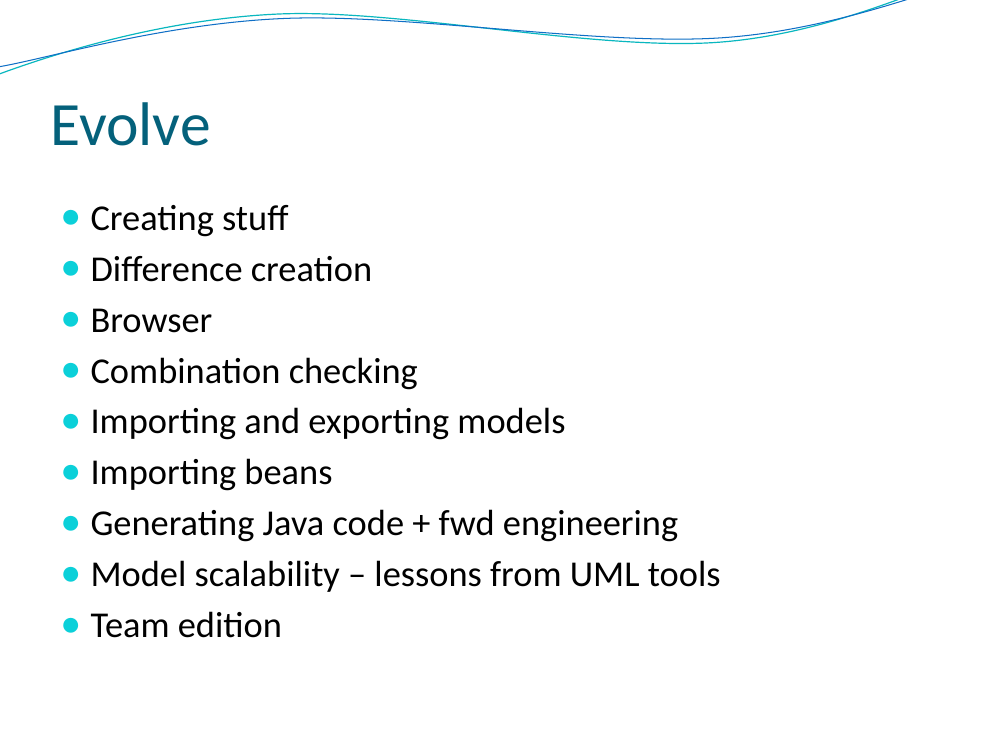
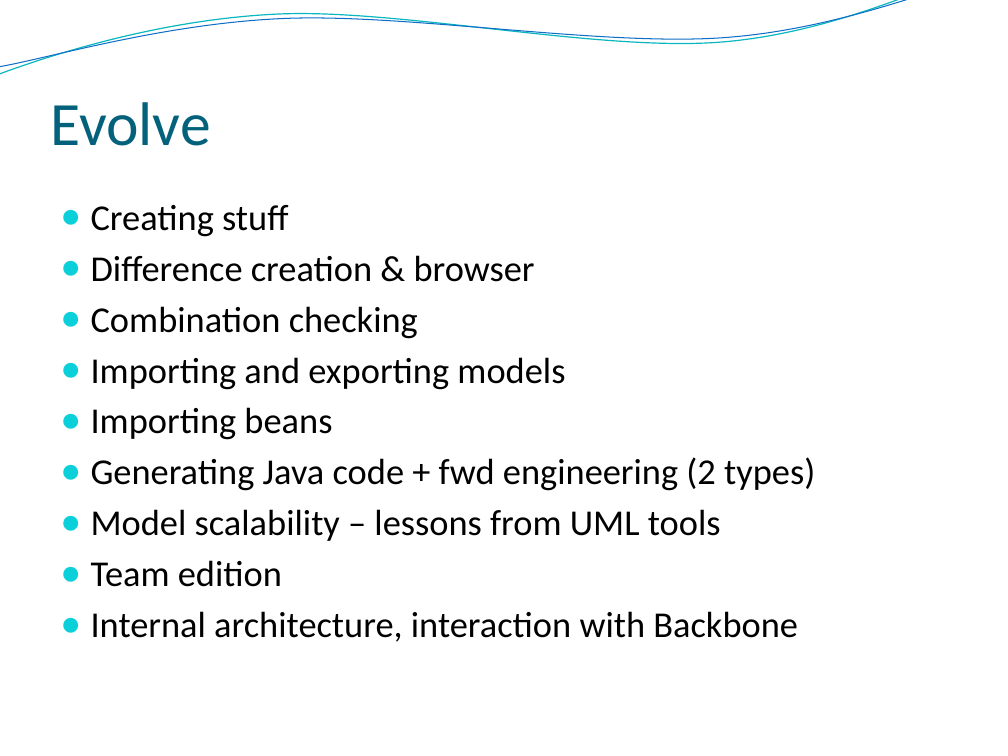
Before and after one commit to Intrinsarc/intrinsarc-evolve, a slide deck: slide 13 of Academic Work/presentations/prague/Evolve - Advanced.pptx (slide 8 before the commit). Drawn at 1008x756 pixels with LibreOffice and Linux fonts; fonts in the diff are those of the drawing; background and template pictures are left out. Boxes give left, top, right and bottom in pixels: in the first picture for what was removed or moved away, otherwise in the second. Text is boxed around its words. In the diff, an @@ line names an element or a change of style, - is before the commit and + after.

```diff
--- a/Academic Work/presentations/prague/Evolve - Advanced.pptx
+++ b/Academic Work/presentations/prague/Evolve - Advanced.pptx
@@ text at bbox=[91, 255, 535, 282]: text changed @@
-● Difference creation
-● Browser
+● Difference creation & browser
@@ text at bbox=[91, 457, 815, 491]: text changed @@
-● Generating Java code + fwd engineering
+● Generating Java code + fwd engineering (2 types)
@@ text at bbox=[91, 611, 798, 642]: paragraph added @@
+● Internal architecture, interaction with Backbone
```
Also in this commit, not shown: 2 other slides changed, 12 slides added, 2 slides removed, 12 other files.
